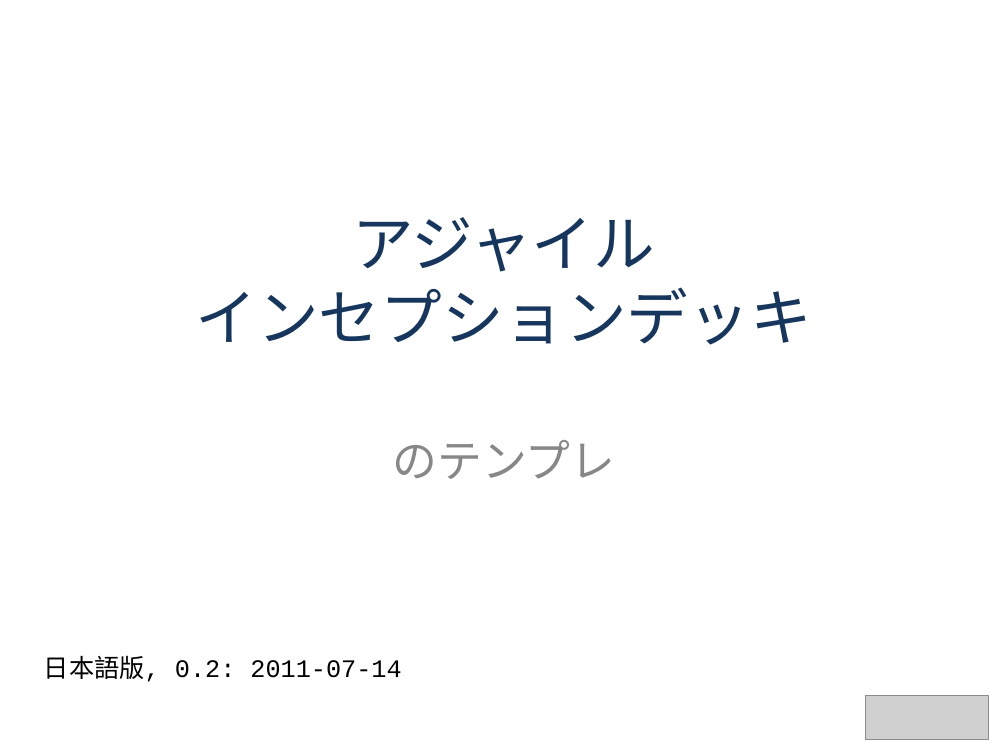
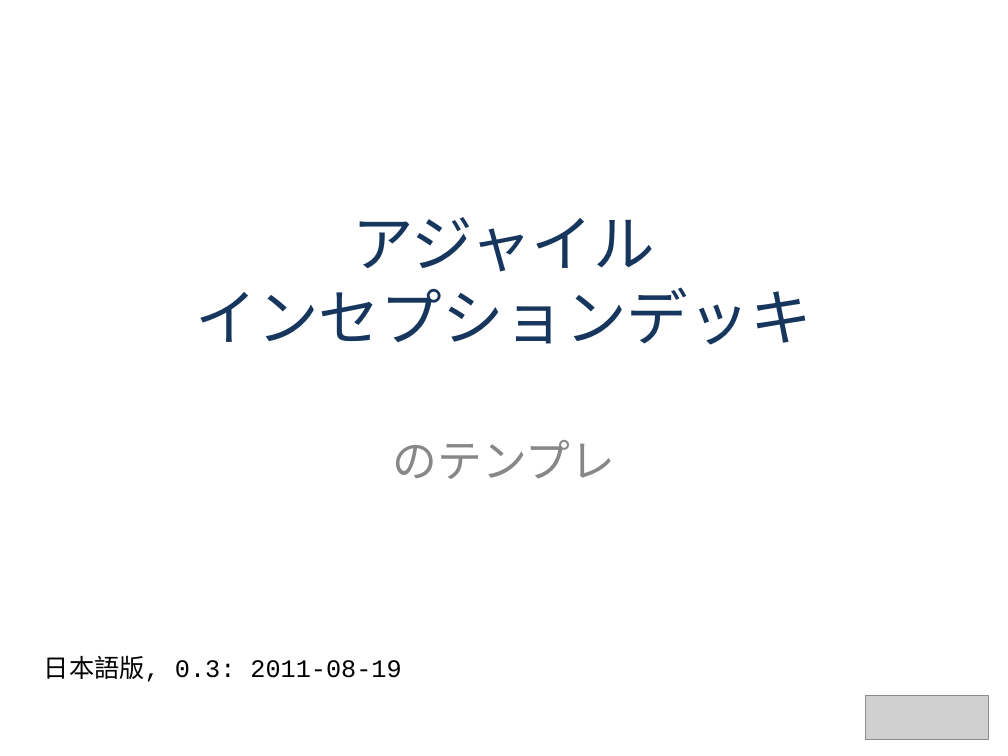
Before and after one commit to agile-samurai-ja/support, a slide deck: slide 1 of blank-inception-deck/blank-inception-deck1-ja.ppt. Drawn at 1008x756 pixels with LibreOffice and Linux fonts; fonts in the diff are those of the drawing; grey boxes stand for pictures. Boxes give left, top, right and bottom in pixels: in the first picture for what was removed or moved away, otherwise in the second. Text is boxed around its words. In the diff, an @@ line names an element or a change of style, - is before the commit and + after.

```diff
--- a/blank-inception-deck/blank-inception-deck1-ja.ppt
+++ b/blank-inception-deck/blank-inception-deck1-ja.ppt
@@ text at bbox=[44, 655, 401, 682]: text changed @@
-日本語版, 0.2: 2011-07-14
+日本語版, 0.3: 2011-08-19
```
Also in this commit, not shown: 1 other slide changed, 2 other files.
